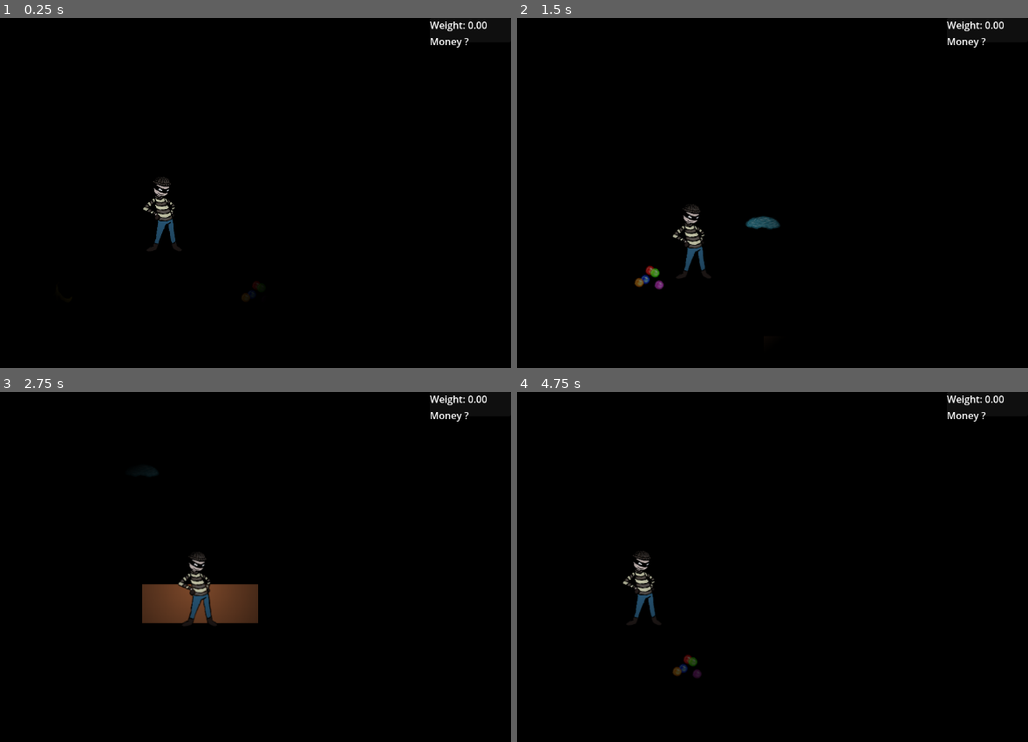
Above: before the commit, frames 1-4 (two rows, left to right).
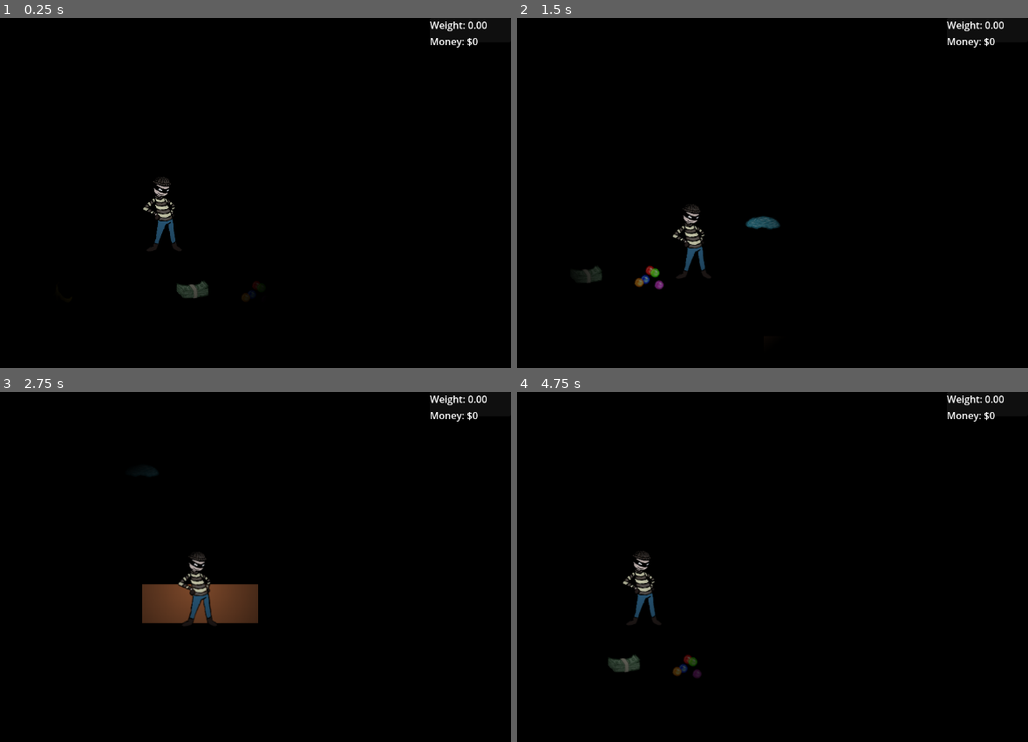
Above: after the commit, the same moments.

Repository: Enriquenf07/game-jam-march-2026
Game: Godot game, scene res://world/world.tscn
The game is run twice, just before and just after one commit, with the same random seed, the same clock (stepped at 60 frames per second) and the same inputs. Sound files missing from this copy of the repository are replaced by a short silence.
Inputs:
- Up to frame 1 (0.25 s): no input
- Up to frame 2 (1.5 s): tap Enter at 0.5 s; hold D (right) 0.53-1.28 s; hold E (interact) 0.53-1.28 s; hold S (down) from 1.28 s (still down); tap Shift (run) at 1.35 s
- Up to frame 3 (2.75 s): release S (down) at 2.03 s; hold D (right) from 2.03 s (still down); hold E (interact) from 2.03 s (still down)
- Up to frame 4 (4.75 s): release D (right) at 2.78 s; release E (interact) at 2.78 s; hold W (up) 2.78-3.53 s; tap Shift (run) at 2.85, 4.35 s; hold E (interact) 3.53-4.28 s; hold A (left) from 3.53 s (still down)

The runs differ from the first frame. In frame 1, 0.3% of the frame differs, in the area x 34-94%, y 5-81%; in frame 2, 0.2%; in frame 3, less than 0.1%; in frame 4, 0.3%, in the area x 17-94%, y 5-81%.

Commit message:
Implemented cash pickup
Implemented a cash pickup loot item, and an event bus to update the money count in the HUD.

Diff:
--- /dev/null
+++ b/buses/loot_event_bus.gd
@@ -0,0 +1,3 @@
+extends Node
+
+signal loot_collected(loot_value: int)
--- /dev/null
+++ b/loot/basic_loot.gd
@@ -0,0 +1,26 @@
+class_name BasicLoot
+extends Area2D
+
+@export var loot_value: int = 100
+@export var loot_visual: Sprite2D
+@export var loot_collision: CollisionShape2D
+@export var loot_collection_sound: AudioStreamPlayer
+@export var loot_value_text: Label
+@export var loot_value_animation: AnimationPlayer
+
+func _ready() -> void:
+	loot_value_text.text = "$" + str(loot_value)
+
+func _on_body_entered(body: Node2D) -> void:
+	if (not body.is_in_group("player")):
+		return
+	loot_collection_sound.play()
+	loot_value_text.show()
+	loot_value_animation.play("loot_value_float")
+	loot_collision.set_deferred("disabled", true)
+	LootEventBus.emit_signal("loot_collected", loot_value)
+
+func _on_loot_value_animation_player_animation_finished(anim_name: StringName) -> void:
+	if (not anim_name == "loot_value_float"):
+		return
+	queue_free()
--- /dev/null
+++ b/loot/cash.tscn
@@ -0,0 +1,88 @@
+[gd_scene format=3 uid="uid://dsg4tspdufk0g"]
+
+[ext_resource type="Script" uid="uid://b18l85b06qtbf" path="res://loot/basic_loot.gd" id="1_4bogx"]
+[ext_resource type="Texture2D" uid="uid://bb1y46sccd5ea" path="res://loot/assets/cash_-_64x64.png" id="1_fwtsj"]
+[ext_resource type="AudioStream" uid="uid://nvtfqvpskg68" path="res://loot/assets/TEMP_cash_pickup.wav" id="2_ckvu6"]
+
+[sub_resource type="CircleShape2D" id="CircleShape2D_fwtsj"]
+radius = 34.058773
+
+[sub_resource type="Animation" id="Animation_ckvu6"]
+length = 0.001
+tracks/0/type = "value"
+tracks/0/imported = false
+tracks/0/enabled = true
+tracks/0/path = NodePath(".:position")
+tracks/0/interp = 1
+tracks/0/loop_wrap = true
+tracks/0/keys = {
+"times": PackedFloat32Array(0),
+"transitions": PackedFloat32Array(1),
+"update": 0,
+"values": [Vector2(-20, -23)]
+}
+
+[sub_resource type="Animation" id="Animation_4bogx"]
+resource_name = "loot_value_float"
+tracks/0/type = "value"
+tracks/0/imported = false
+tracks/0/enabled = true
+tracks/0/path = NodePath(".:position")
+tracks/0/interp = 1
+tracks/0/loop_wrap = true
+tracks/0/keys = {
+"times": PackedFloat32Array(0, 1),
+"transitions": PackedFloat32Array(1, 1),
+"update": 0,
+"values": [Vector2(-20, -23), Vector2(-20, -71)]
+}
+
+[sub_resource type="AnimationLibrary" id="AnimationLibrary_bugu0"]
+_data = {
+&"RESET": SubResource("Animation_ckvu6"),
+&"loot_value_float": SubResource("Animation_4bogx")
+}
+
+[node name="Cash" type="Area2D" unique_id=1752094584 node_paths=PackedStringArray("loot_visual", "loot_collision", "loot_collection_sound", "loot_value_text", "loot_value_animation")]
+script = ExtResource("1_4bogx")
+loot_visual = NodePath("LootVisual")
+loot_collision = NodePath("LootCollision")
+loot_collection_sound = NodePath("LootCollectionSoundPlayer")
+loot_value_text = NodePath("LootValueText")
+loot_value_animation = NodePath("LootValueText/LootValueAnimationPlayer")
+
+[node name="LootVisual" type="Sprite2D" parent="." unique_id=80223993]
+position = Vector2(0, -16)
+texture = ExtResource("1_fwtsj")
+
+[node name="LootCollision" type="CollisionShape2D" parent="." unique_id=575496791]
+position = Vector2(0, -2)
+shape = SubResource("CircleShape2D_fwtsj")
+
+[node name="LootCollectionSoundPlayer" type="AudioStreamPlayer" parent="." unique_id=69450956]
+stream = ExtResource("2_ckvu6")
+
+[node name="LootValueText" type="Label" parent="." unique_id=648939092]
+visible = false
+z_index = 1
+anchors_preset = 7
+anchor_left = 0.5
+anchor_top = 1.0
+anchor_right = 0.5
+anchor_bottom = 1.0
+offset_left = -20.0
+offset_top = -23.0
+offset_right = 20.0
+grow_horizontal = 2
+grow_vertical = 0
+theme_override_colors/font_color = Color(6.8345666e-06, 0.7738233, 1.540184e-06, 1)
+text = "$100"
+horizontal_alignment = 1
+vertical_alignment = 1
+
+[node name="LootValueAnimationPlayer" type="AnimationPlayer" parent="LootValueText" unique_id=1896309584]
+libraries/ = SubResource("AnimationLibrary_bugu0")
+speed_scale = 2.5
+
+[connection signal="body_entered" from="." to="." method="_on_body_entered"]
+[connection signal="animation_finished" from="LootValueText/LootValueAnimationPlayer" to="." method="_on_loot_value_animation_player_animation_finished"]
--- a/project.godot
+++ b/project.godot
@@ -14,6 +14,10 @@
 run/main_scene="uid://d2mjy2lf0mo6f"
 config/features=PackedStringArray("4.6", "Forward Plus")
 config/icon="res://icon.svg"
+
+[autoload]
+
+LootEventBus="*uid://bbg7erk3fo37v"
 
 [importer_defaults]
 
--- a/world/hud/hud.gd
+++ b/world/hud/hud.gd
@@ -2,3 +2,12 @@
 class_name Hud
 
 @export var weight_label: Label
+@export var money_label: Label
+var _money: int
+
+func _ready() -> void:
+	LootEventBus.connect("loot_collected", _on_loot_collected)
+
+func _on_loot_collected(loot_value: int):
+	_money += loot_value
+	money_label.text = "Money: $" + str(_money)
--- a/world/hud/hud.tscn
+++ b/world/hud/hud.tscn
@@ -2,9 +2,10 @@
 
 [ext_resource type="Script" uid="uid://b14htclkw1aey" path="res://world/hud/hud.gd" id="1_n6na4"]
 
-[node name="Hud" type="CanvasLayer" unique_id=1438540739 node_paths=PackedStringArray("weight_label")]
+[node name="Hud" type="CanvasLayer" unique_id=1438540739 node_paths=PackedStringArray("weight_label", "money_label")]
 script = ExtResource("1_n6na4")
 weight_label = NodePath("Panel/VBoxContainer/Weight")
+money_label = NodePath("Panel/VBoxContainer/Money")
 metadata/_custom_type_script = "uid://b14htclkw1aey"
 
 [node name="Panel" type="Panel" parent="." unique_id=1558494572]
@@ -26,4 +27,4 @@
 
 [node name="Money" type="Label" parent="Panel/VBoxContainer" unique_id=586987532]
 layout_mode = 2
-text = "Money ?"
+text = "Money: $0"
--- a/world/world.tscn
+++ b/world/world.tscn
@@ -12,6 +12,7 @@
 [ext_resource type="PackedScene" uid="uid://602avg8qg6xb" path="res://traps/mouse_trap/mouse_trap.tscn" id="10_mouse"]
 [ext_resource type="PackedScene" uid="uid://hjrqcu6wi22w" path="res://traps/puddle/puddle.tscn" id="11_puddle"]
 [ext_resource type="PackedScene" uid="uid://dhqqk4mm3mkgx" path="res://ui/PauseUi/PauseUI.tscn" id="12_mad0u"]
+[ext_resource type="PackedScene" uid="uid://dsg4tspdufk0g" path="res://loot/cash.tscn" id="13_ocfjn"]
 
 [sub_resource type="RectangleShape2D" id="RectangleShape2D_ai45w"]
 size = Vector2(720, 224)
@@ -73,3 +74,6 @@
 color = Color(0, 0, 0, 1)
 
 [node name="PauseUi" parent="." unique_id=1167017787 instance=ExtResource("12_mad0u")]
+
+[node name="Cash" parent="." unique_id=1752094584 instance=ExtResource("13_ocfjn")]
+position = Vector2(50, 129)
Not shown, added: buses/loot_event_bus.gd.uid
Not shown, added: loot/assets/TEMP_cash_pickup.wav.import
Binary file added: loot/assets/cash_-_64x64.png
Not shown, added: loot/assets/cash_-_64x64.png.import
Not shown, added: loot/basic_loot.gd.uid
Not shown, added: loot/assets/TEMP_cash_pickup.wav
